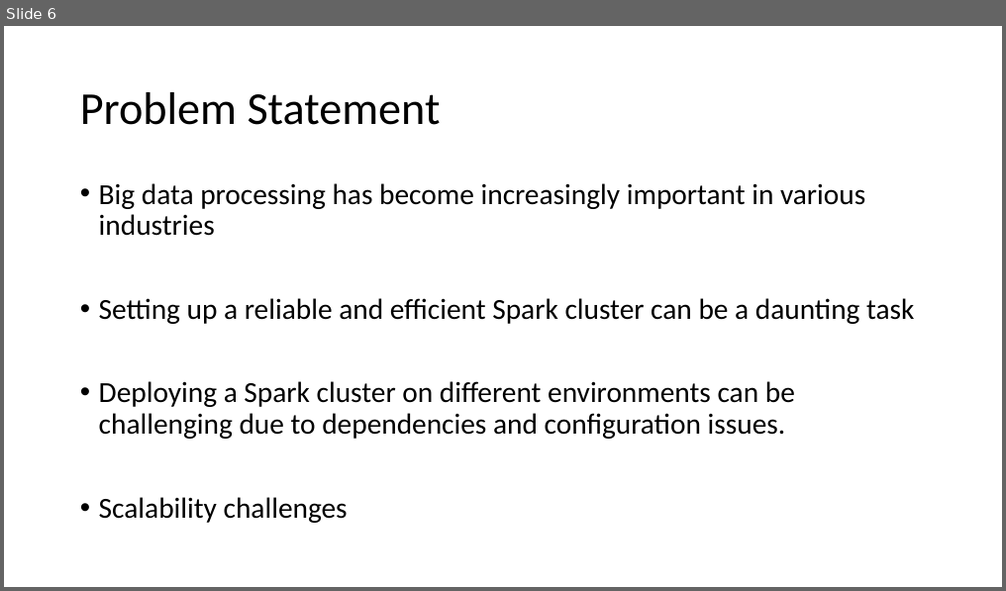
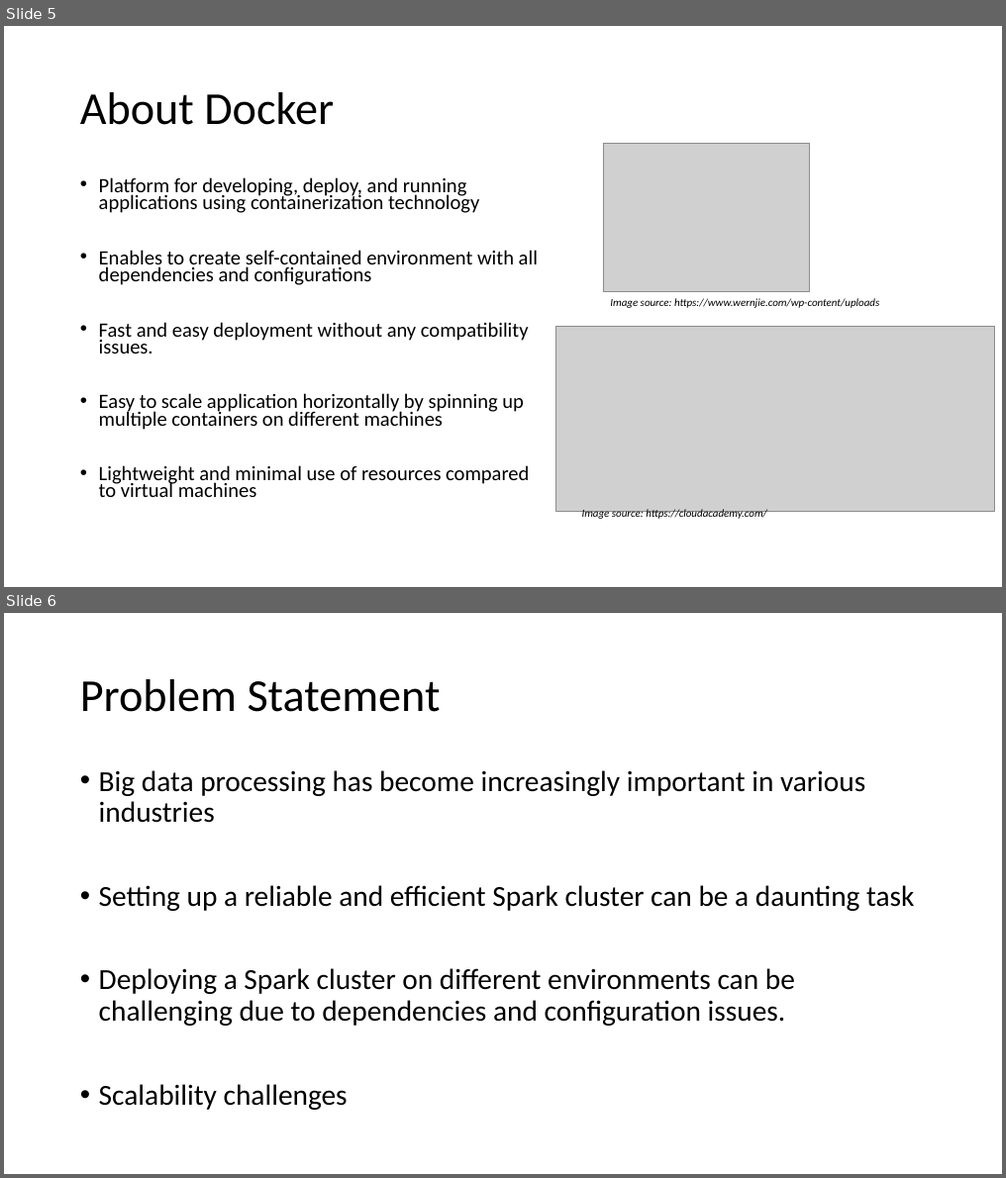
Before and after one commit to gprasad09/Apache-Spark-Cluster-Project, a slide deck: misc/ProjectReports-In progress/TermProject.pptx. Shown one above the other, each under a label of ours: slide 6 before the commit, slides 5 and 6 after it. The pictures are 1006x591 and 1006x1178 pixels, drawn with LibreOffice and Linux fonts; fonts in the diff are those of the drawing; grey boxes stand for pictures. Boxes give left, top, right and bottom in pixels: in the first picture for what was removed or moved away, otherwise in the second. Text is boxed around its words. In the diff, an @@ line names an element or a change of style, - is before the commit and + after.

```diff
--- a/misc/ProjectReports-In progress/TermProject.pptx
+++ b/misc/ProjectReports-In progress/TermProject.pptx
@@ slide 5 added at (x1=4, y1=26, x2=1002, y2=587), background #FFFFFF @@
@@ title added at (x1=80, y1=92, x2=334, y2=125), 44 pt, text #000000 @@
+About Docker
@@ picture added at (x1=603, y1=144, x2=810, y2=292) @@
@@ text added at (x1=99, y1=177, x2=538, y2=497), 19.6 pt, text #000000 @@
+• Platform for developing, deploy, and running applications using containerization technology
+• Enables to create self-contained environment with all dependencies and configurations
+• Fast and easy deployment without any compatibility issues.
+• Easy to scale application horizontally by spinning up multiple containers on different machines
+• Lightweight and minimal use of resources compared to virtual machines
@@ text added at (x1=610, y1=298, x2=879, y2=308), 10.5 pt, text #000000, italic @@
+Image source: https://www.wernjie.com/wp-content/uploads
@@ picture added at (x1=556, y1=326, x2=994, y2=512) @@
@@ text added at (x1=582, y1=509, x2=767, y2=520), 10.5 pt, text #000000, italic @@
+Image source: https://cloudacademy.com/
```
Also in this commit, not shown: 3 slides changed, 2 other slides added, 2 slides removed, 1 other file.
